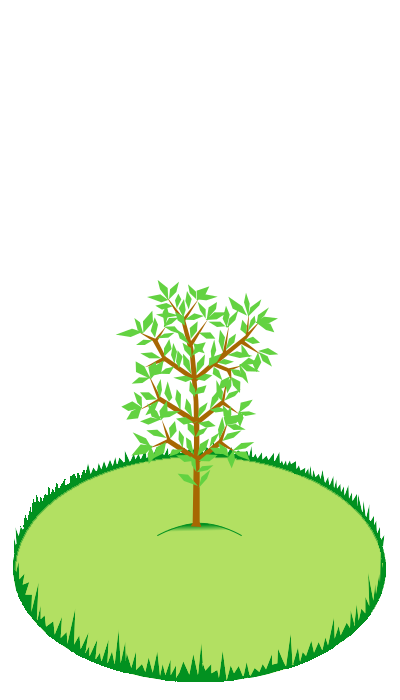
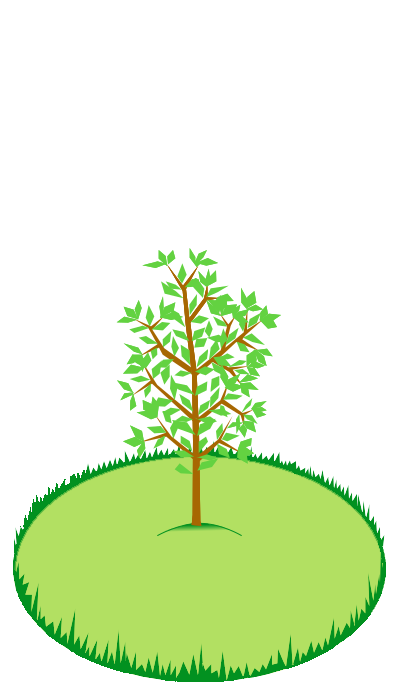
Layered file, before and after one edit (400x700). Changes by layer:
added layer "дерево - 13" in group "Группа слоёв" over [116, 248, 281, 527]
hid "дерево - 12" over [115, 280, 279, 527]
